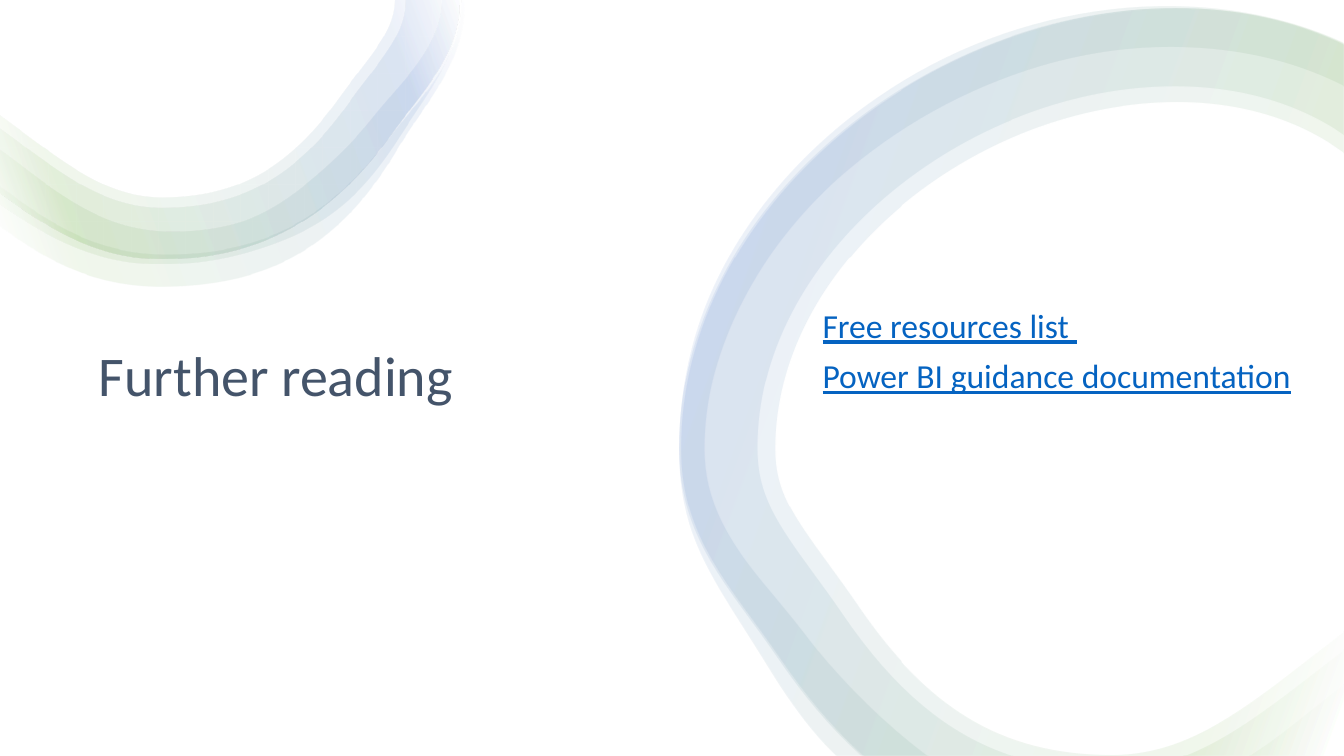
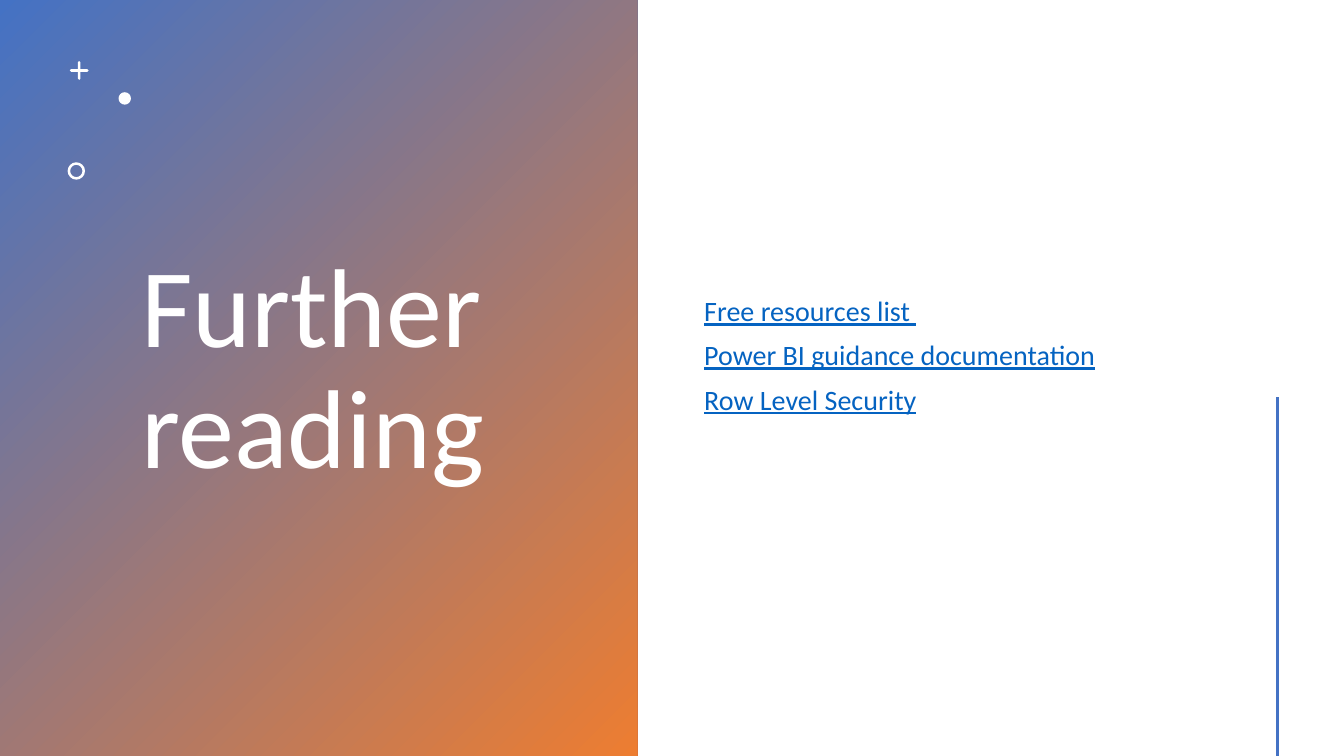
Before and after one commit to djouallah/projectcontrolpresentation, a slide deck: slide 8 of PowerBI as an integration tool in Project Controls.pptx. Drawn at 1344x756 pixels with LibreOffice and Linux fonts; fonts in the diff are those of the drawing. Boxes give left, top, right and bottom in pixels: in the first picture for what was removed or moved away, otherwise in the second. Text is boxed around its words. In the diff, an @@ line names an element or a change of style, - is before the commit and + after.

```diff
--- a/PowerBI as an integration tool in Project Controls.pptx
+++ b/PowerBI as an integration tool in Project Controls.pptx
@@ rectangle removed at [0, 0, 1344, 756] @@
@@ group removed at [0, 0, 464, 287]: 4 freeform shapes @@
@@ rectangle added at [0, 0, 637, 756], fill gradient #4472C4 to #ED7D31 @@
@@ freeform shape removed at [680, 7, 1344, 756] @@
@@ freeform shape removed at [680, 9, 1344, 756] @@
@@ freeform shape removed at [682, 9, 1344, 756] @@
@@ title "Further reading": place and size @@
-title "Further reading" at [99, 357, 452, 406]
+title "Further reading" at [141, 269, 484, 487]
@@ title "Further reading" at [141, 269, 484, 487]: size 40 to 80 pt, text colour #44546A to #FFFFFF @@
@@ text "Free resources list": place and size @@
-text "Free resources list" at [823, 314, 1291, 394]
+text "Free resources list" at [704, 301, 1095, 415]
@@ freeform shape added at [70, 62, 89, 81], fill #FFFFFF @@
@@ freeform shape added at [119, 93, 131, 105], fill #FFFFFF @@
@@ freeform shape added at [68, 162, 85, 179], fill #FFFFFF @@
@@ text at [704, 301, 1095, 370]: size 24 to 20 pt in "Free resources list", "Power BI guidance documentation" @@
@@ text at [704, 390, 917, 415]: paragraph added @@
+Row Level Security
@@ line added from (1277, 398) to (1277, 755), #ED7D31 2 pt @@
```
Also in this commit, not shown: 6 other slides changed, 1 slide removed, 2 other files.
